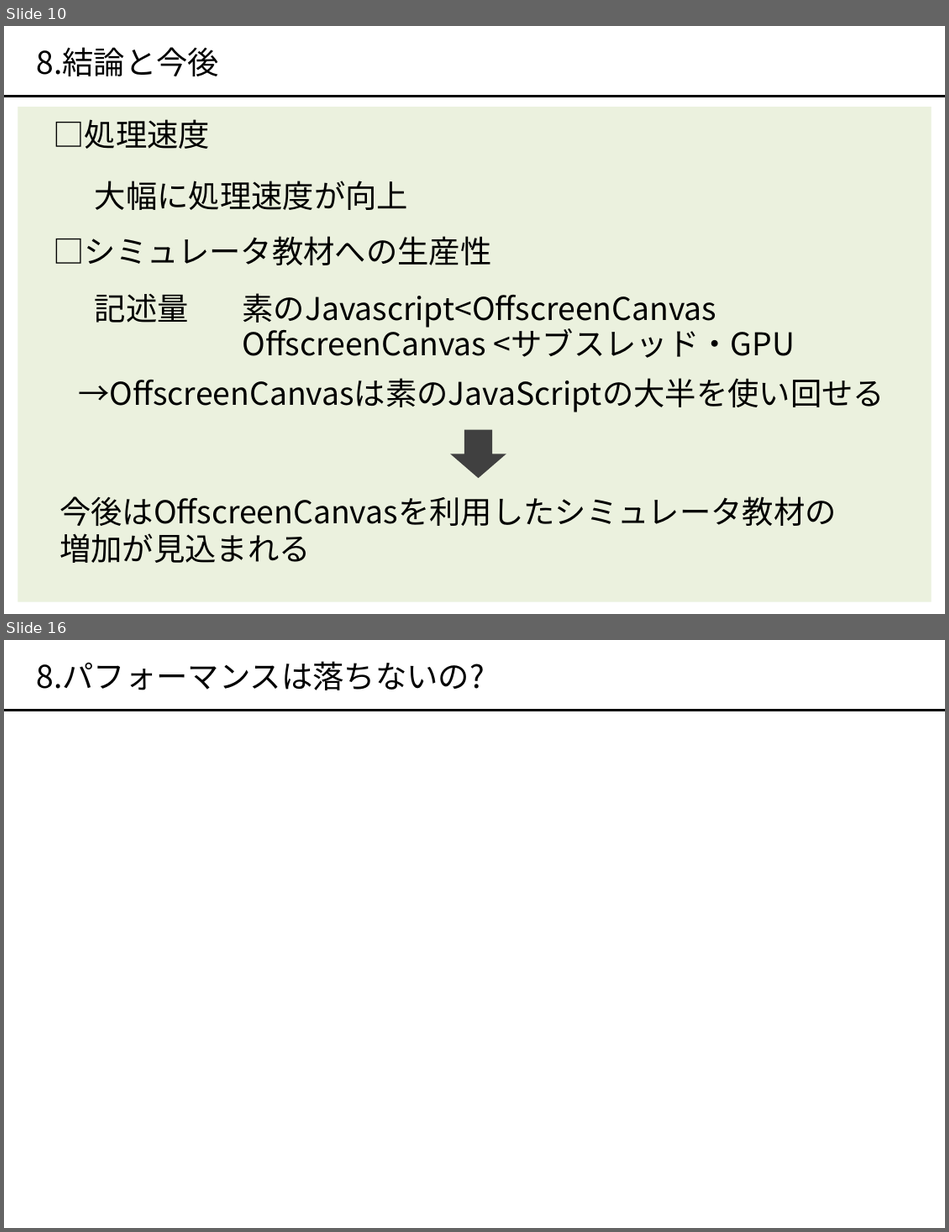
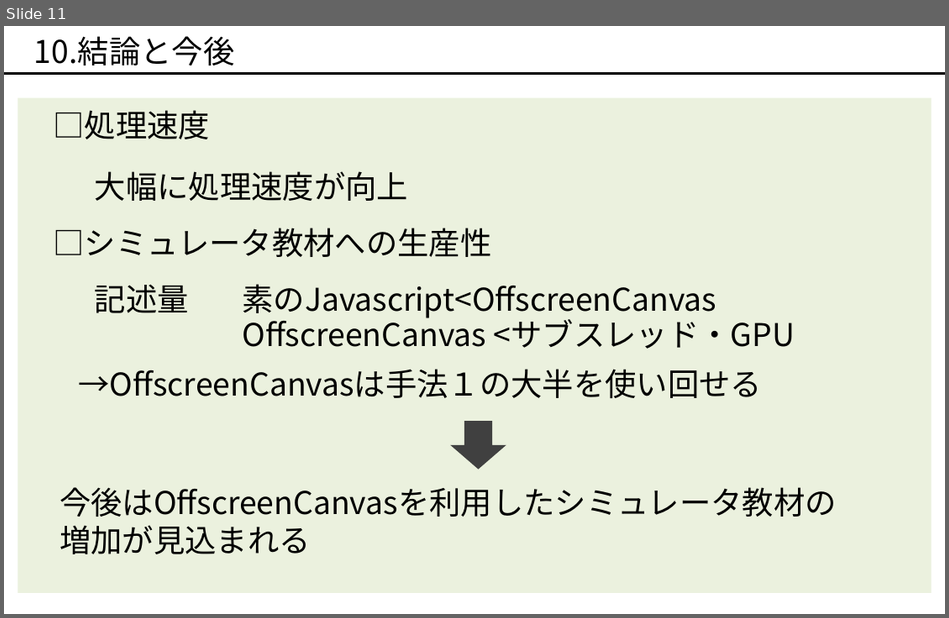
Before and after one commit to okmtaoo/-, a slide deck: presentation/出す.pptx. Shown one above the other, each under a label of ours: slides 10 and 16 before the commit, slide 11 after it; the slides between them are not shown. The pictures are 949x1232 and 949x618 pixels, drawn with LibreOffice and Linux fonts; fonts in the diff are those of the drawing. Boxes give left, top, right and bottom in pixels: in the first picture for what was removed or moved away, otherwise in the second. Text is boxed around its words. In the diff, an @@ line names an element or a change of style, - is before the commit and + after.

```diff
--- a/presentation/出す.pptx
+++ b/presentation/出す.pptx
@@ slide 16 removed at [4,640,945,1228], background #FFFFFF @@
@@ text removed at [37,661,484,690] @@
-8.パフォーマンスは落ちないの?
@@ line removed from (4, 711) to (945, 711) @@
@@ what was slide 10 is now slide 11 @@
@@ slide 11 changed as well @@
@@ text at [34,36,234,65]: text changed @@
-8.結論と今後
+10.結論と今後
@@ line moved from (4, 97) - (945, 97) to (4, 74) - (945, 74) @@
@@ text removed at [78,378,884,412] @@
-→OffscreenCanvasは素のJavaScriptの大半を使い回せる
@@ text added at [79,369,763,398], 24 pt, text #000000 @@
+→OffscreenCanvasは手法１の大半を使い回せる
@@ 7 texts, 1 rectangle, 1 down arrow: place and size @@
-7 texts, 1 rectangle, 1 down arrow at [18,107,931,601]
+7 texts, 1 rectangle, 1 down arrow at [18,97,931,592]
```
Also in this commit, not shown: 8 other slides changed, 4 slides added, 5 other slides removed, 1 other file.
